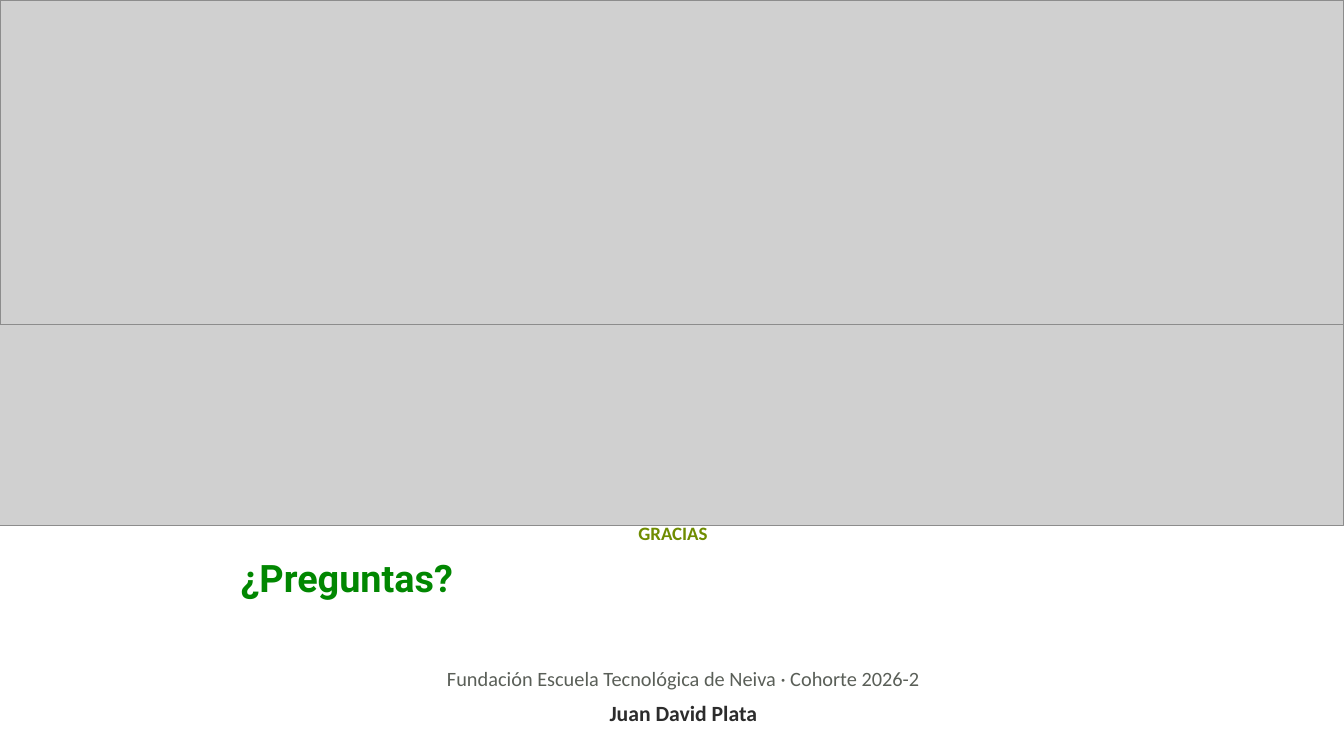
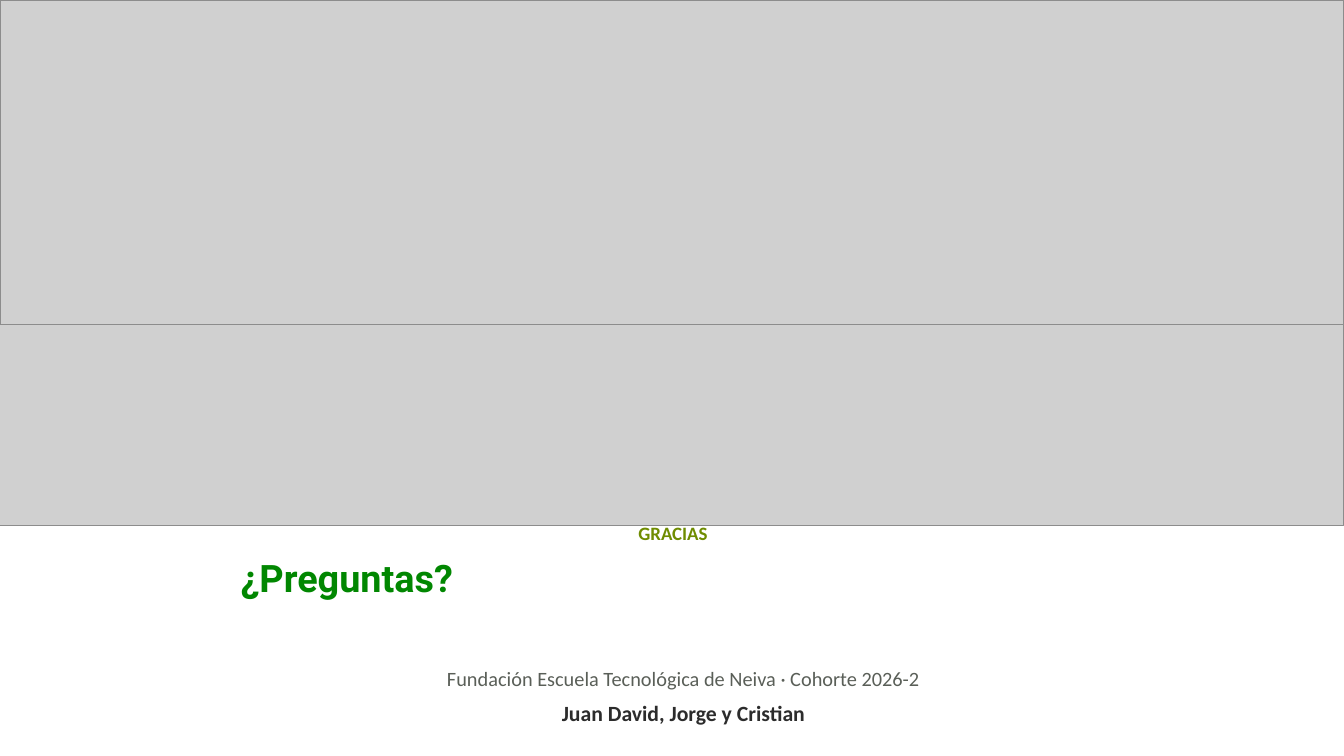
Before and after one commit to juandadevp/cuentasclaras, a slide deck: slide 13 of docs/Exposicion_Cuentas_Claras.pptx. Drawn at 1344x756 pixels with LibreOffice and Linux fonts; fonts in the diff are those of the drawing; grey boxes stand for pictures. Boxes give left, top, right and bottom in pixels: in the first picture for what was removed or moved away, otherwise in the second. Text is boxed around its words. In the diff, an @@ line names an element or a change of style, - is before the commit and + after.

```diff
--- a/docs/Exposicion_Cuentas_Claras.pptx
+++ b/docs/Exposicion_Cuentas_Claras.pptx
@@ text at (562, 705, 805, 725): text changed @@
-Juan David Plata
+Juan David, Jorge y Cristian
```
Also in this commit, not shown: 1 other slide changed, 1 other file.
